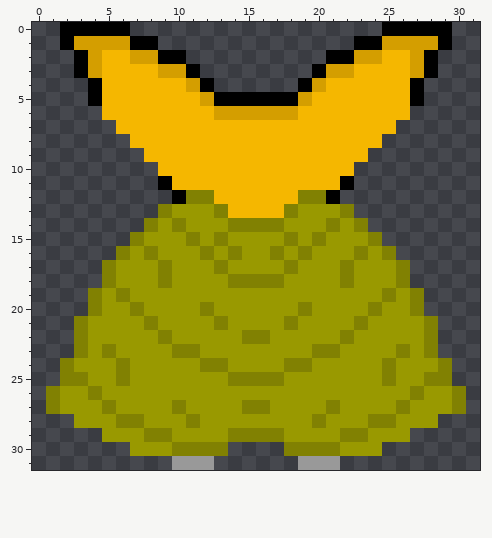
File history of a pixel-art sprite, Assets/Sprites/NPCs/DesertFoxBack.png. Above is the file before it was changed.
The file is 32x32 pixels.
After:
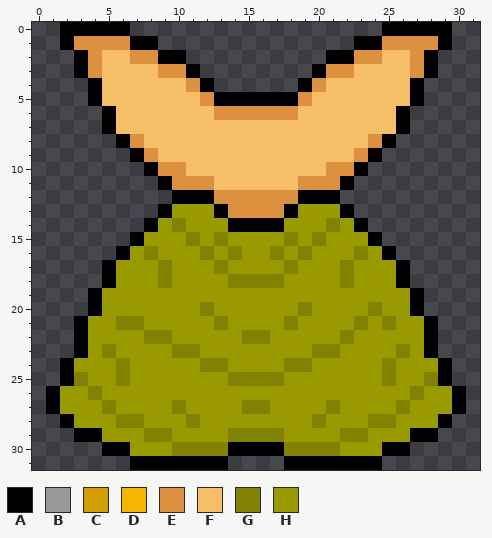
Palette (. is transparent): A #000000  B #999999  C #d49e00  D #f5b700  E #dd913e  F #f5be67  G #818102  H #999900
From old to new:
y 1: x 3..6 CCCC -> EEEE; x 25..28 CCCC -> EEEE
y 2: x 4..8 CDDCC -> EFFEE; x 23..27 CCDDC -> EEFFE
y 3: x 4..10 CDDDDCC -> EFFFFEE; x 21..27 CCDDDDC -> EEFFFFE
y 4: x 5..11 DDDDDDC -> FFFFFFE; x 20..26 CDDDDDD -> EFFFFFF
y 5: x 5..12 DDDDDDDC -> FFFFFFFE; x 19..26 CDDDDDDD -> EFFFFFFF
y 6: x 5..26 DDDDDDDDCCCCCCDDDDDDDD -> AFFFFFFFEEEEEEFFFFFFFA
y 7: x 5..26 .DDDDDDDDDDDDDDDDDDDD. -> AFFFFFFFFFFFFFFFFFFFFA
y 8: x 6..25 .DDDDDDDDDDDDDDDDDD. -> AEFFFFFFFFFFFFFFFFEA
y 9: x 7..24 .DDDDDDDDDDDDDDDD. -> AEFFFFFFFFFFFFFFEA
y 10: x 8..23 .DDDDDDDDDDDDDD. -> AEEFFFFFFFFFFEEA
y 11: x 10..21 DDDDDDDDDDDD -> EEEFFFFFFEEE
y 12: x 11..20 GGDDDDDDGG -> AAEEEEEEAA
y 13: x 9 G -> A; x 13..18 GDDDDG -> AEEEEA; x 22 G -> A
y 14: x 8 G -> A; x 14..17 GGGG -> AAAA; x 23 G -> A
y 15: x 7 G -> A; x 24 G -> A
y 16: x 6 G -> A; x 25 G -> A
y 17..18: x 5 G -> A; x 26 G -> A
y 19: x 4 G -> A; x 6 G -> H; x 25 G -> H; x 27 G -> A
y 20: x 4 G -> A; x 7 G -> H; x 27 G -> A
y 21: x 3 G -> A; x 6..8 HHG -> GGH; x 25 H -> G; x 28 G -> A
y 22: x 3 G -> A; x 8 H -> G; x 28 G -> A
y 23: x 3 G -> A; x 28 G -> A
y 24..25: x 2 G -> A; x 29 G -> A
y 26..27: x 1 G -> A; x 30 G -> A
y 28: x 2 . -> A; x 29 . -> A
y 29: x 3..4 .. -> AA; x 27..28 .. -> AA
y 30: x 5..6 .. -> AA; x 14..17 .... -> AAAA; x 25..26 .. -> AA
y 31: x 7..13 ...BBB. -> AAAAAAA; x 18..24 .BBB... -> AAAAAAA
Changed places in both pictures, as pixel boxes (x1, y1, x2, y2):
changed: (46, 36, 466, 470)
